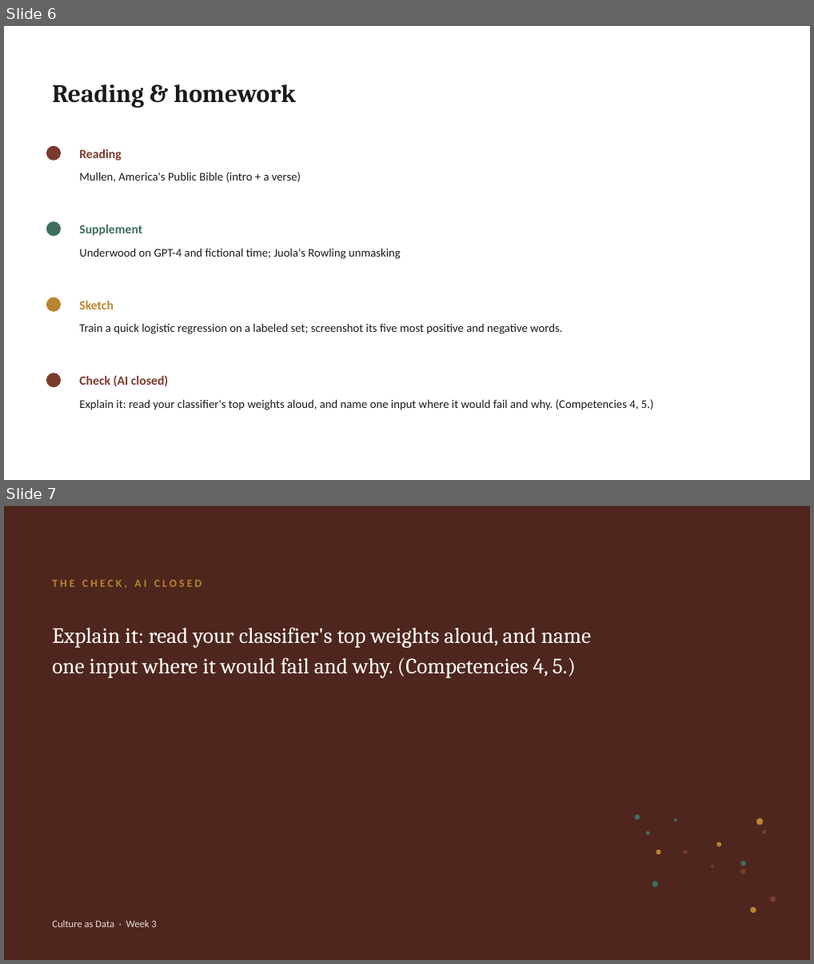
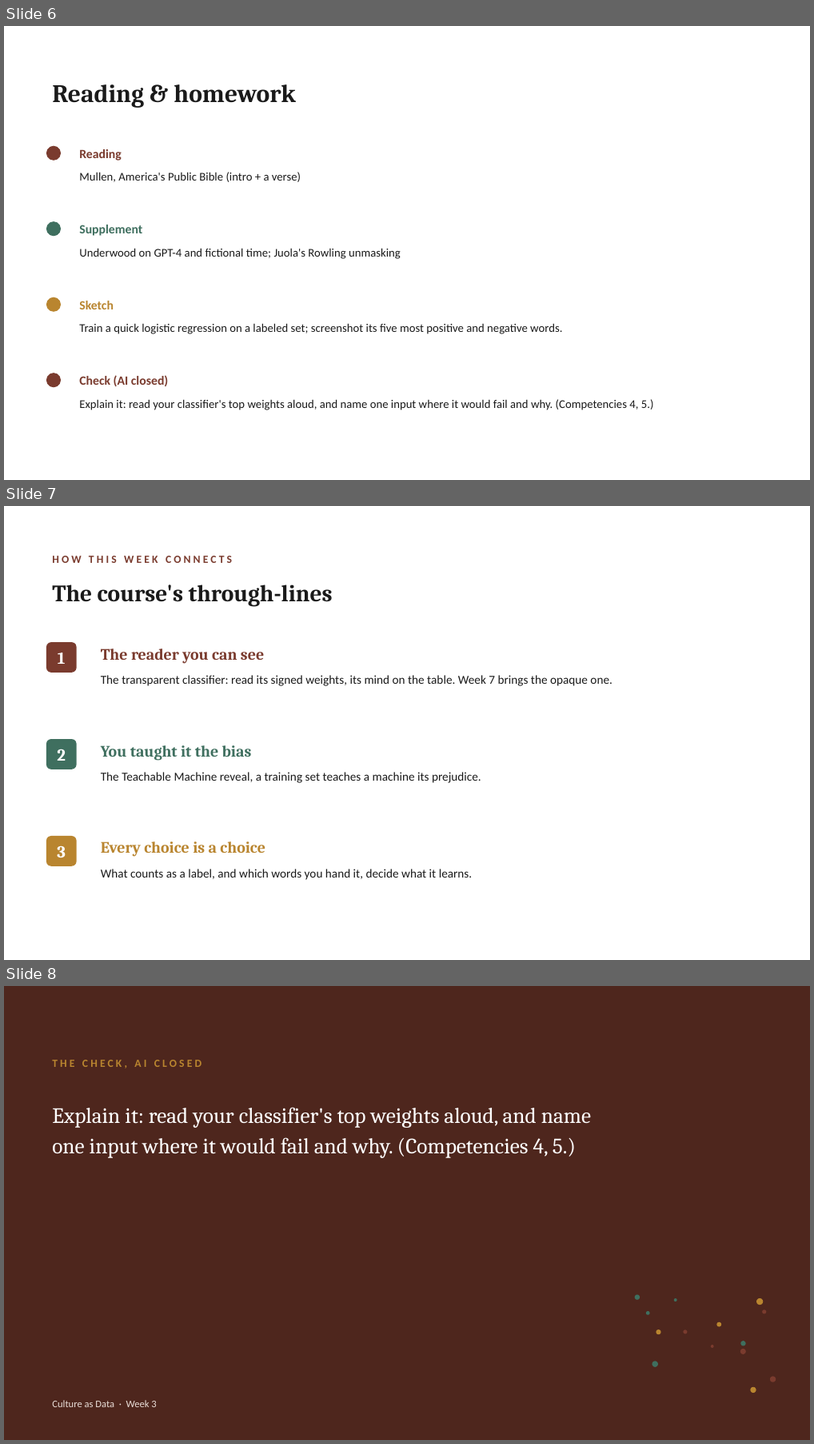
Before and after one commit to lucianli123/culture-as-data-2026, a slide deck: slides/pptx/week-03.pptx. Shown one above the other, each under a label of ours: slides 6 and 7 before the commit, slides 6, 7 and 8 after it. The pictures are 814x964 and 814x1444 pixels, drawn with LibreOffice and Linux fonts; fonts in the diff are those of the drawing. Boxes give left, top, right and bottom in pixels: in the first picture for what was removed or moved away, otherwise in the second. Text is boxed around its words. In the diff, an @@ line names an element or a change of style, - is before the commit and + after.

Commit message:
Add conceptual through-lines: per-deck slide + site section
- slides: new 'How this week connects' through-lines slide in every deck (now 8 slides each),
  tracing the course's recurring threads (beyond counting; every method is a choice; the
  readers you can and can't see; whose data and judgment; AI as instrument; images co-equal)
  and how each week advances them. Driven by THREADS in slides/export_slides.py.
- site: a 'The through-lines' section on the About page.
- Rebuilt export_slides.py and styled_pptx.js via shell (the editor kept truncating them);
  both compile, decks visual-QA'd, site 15 pages no-JS no-broken-links zero em-dashes.

```diff
--- a/slides/pptx/week-03.pptx
+++ b/slides/pptx/week-03.pptx
@@ slide 7 added at [4, 506, 810, 960], background #FFFFFF @@
@@ text added at [52, 556, 232, 563], 13 pt, text #7A3B2E, bold @@
+HOW THIS WEEK CONNECTS
@@ text added at [52, 584, 333, 607], 28 pt, text #1A1A1A, bold @@
+The course's through-lines
@@ rounded rectangle added at [46, 642, 77, 672], fill #7A3B2E @@
@@ text added at [101, 648, 264, 664], 19 pt, text #7A3B2E, bold @@
+The reader you can see
@@ text added at [58, 652, 66, 664], 20 pt, text #FFFFFF, bold @@
+1
@@ text added at [101, 675, 612, 686], 14.5 pt, text #1A1A1A @@
+The transparent classifier: read its signed weights, its mind on the table. Week 7 brings the opaque one.
@@ rounded rectangle added at [46, 739, 77, 769], fill #3F6F5F @@
@@ text added at [101, 745, 252, 760], 19 pt, text #3F6F5F, bold @@
+You taught it the bias
@@ text added at [57, 748, 66, 760], 20 pt, text #FFFFFF, bold @@
+2
@@ text added at [101, 772, 482, 783], 14.5 pt, text #1A1A1A @@
+The Teachable Machine reveal, a training set teaches a machine its prejudice.
@@ rounded rectangle added at [46, 836, 77, 866], fill #B9852F @@
@@ text added at [101, 841, 266, 856], 19 pt, text #B9852F, bold @@
+Every choice is a choice
@@ text added at [57, 845, 66, 857], 20 pt, text #FFFFFF, bold @@
+3
@@ text added at [101, 868, 473, 880], 14.5 pt, text #1A1A1A @@
+What counts as a label, and which words you hand it, decide what it learns.
@@ what was slide 7 is now slide 8 @@
```
Also in this commit, not shown: 14 other files.
